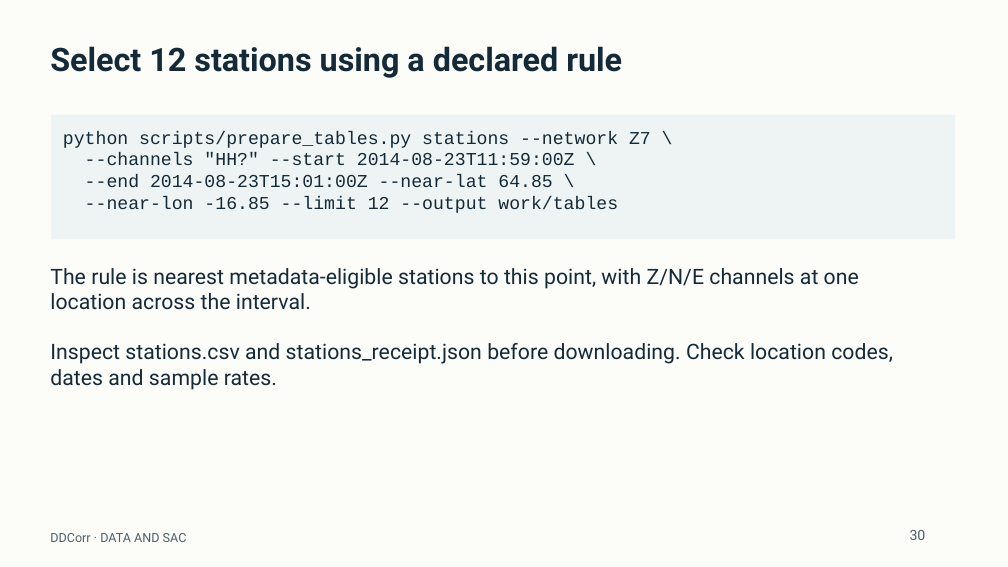
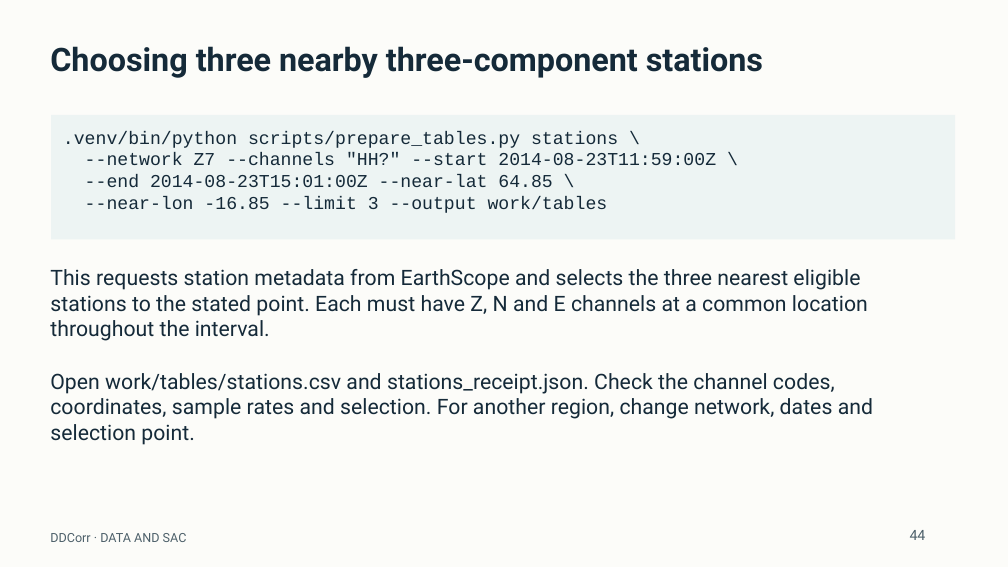
Before and after one commit to eliasrh/DDCorr.jl, a slide deck: slide 44 of teaching/DDCorr_minicourse.pptx (slide 30 before the commit). Drawn at 1008x567 pixels with LibreOffice and Linux fonts; fonts in the diff are those of the drawing. Boxes give left, top, right and bottom in pixels: in the first picture for what was removed or moved away, otherwise in the second. Text is boxed around its words. In the diff, an @@ line names an element or a change of style, - is before the commit and + after.

Commit message:
Revise student walkthrough with visual location context and explicit Python commands
Add editable ray-path and workflow diagrams, explain output formats and event indices, and make parameter experiments repeatable. Use the virtual environment executable in every acquisition command, add a small five-event download and Windows instructions, and clear synthetic selections before real processing. Add actionable dependency errors and a regression test.

```diff
--- a/teaching/DDCorr_minicourse.pptx
+++ b/teaching/DDCorr_minicourse.pptx
@@ text at (50,46,763,78): text changed @@
-Select 12 stations using a declared rule
+Choosing three nearby three-component stations
@@ text at (63,131,716,165): text changed @@
-python scripts/prepare_tables.py stations --network Z7 \
---channels "HH?" --start 2014-08-23T11:59:00Z \
+.venv/bin/python scripts/prepare_tables.py stations \
+--network Z7 --channels "HH?" --start 2014-08-23T11:59:00Z \
@@ text at (85,196,608,213): text changed @@
---near-lon -16.85 --limit 12 --output work/tables
+--near-lon -16.85 --limit 3 --output work/tables
@@ text at (50,269,868,341): text changed @@
-The rule is nearest metadata-eligible stations to this point, with Z/N/E channels at one
-location across the interval.
+This requests station metadata from EarthScope and selects the three nearest eligible
+stations to the stated point. Each must have Z, N and E channels at a common location
+throughout the interval.
@@ text at (50,373,873,445): text changed @@
-Inspect stations.csv and stations_receipt.json before downloading. Check location codes,
-dates and sample rates.
+Open work/tables/stations.csv and stations_receipt.json. Check the channel codes,
+coordinates, sample rates and selection. For another region, change network, dates and
+selection point.
@@ text at (910,530,926,540): text changed @@
-30
+44
```
Also in this commit, not shown: 67 other slides changed, 32 slides added, 16 slides removed, 22 other files.
